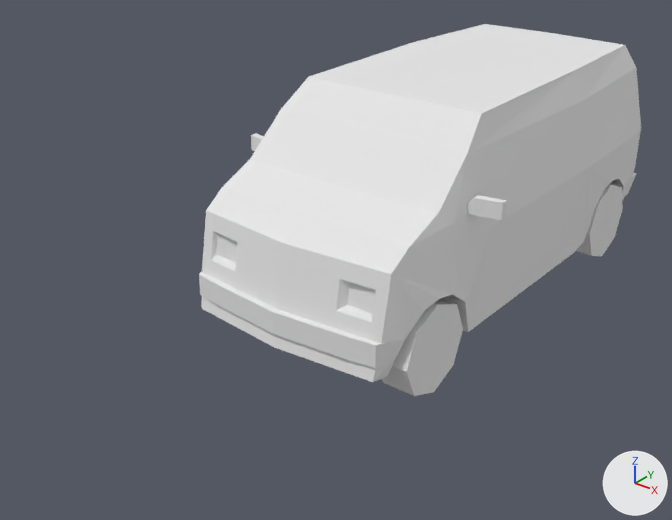
The OBJ model assetsMake/Grid/Car4_o4.obj: old version first, new version second.
Camera for both pictures: a camera (50 mm lens) standing at (3.34, -6.42, 4.22) and looking at (-0.17, -2.04, 1.5). Every picture has the same lights, and +X, +Y and +Z are marked at lower right. Where no turn or scale is listed for an object, it has been applied to the vertices.

Script lines for the objects in view, before the commit:
```python
me_car4 = bpy.data.meshes.new('Car4')
me_car4.from_pydata(...)  # 264 vertices, 476 faces; spans x -0.99..0.99, y -2.85..0.82, z 1.01..2.6
me_car4.materials.append(mat_car4_mat)  # its picture is missing
ob_car4 = bpy.data.objects.new('Car4', me_car4)
ob_car4.location = (0.0, 0.0, 0.0)
```
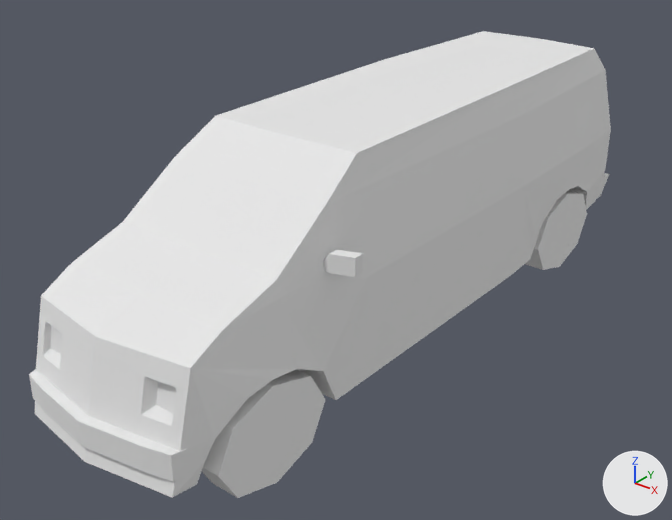
The change, as a diff of the scene's bpy script:
```diff
--- a/assetsMake/Grid/Car4_o4.obj.py
+++ b/assetsMake/Grid/Car4_o4.obj.py
@@ me_car4 @@
 # used by ob_car4; location = (0.0, 0.0, 0.0)
-me_car4.from_pydata(...)  # 264 vertices, 476 faces; spans x -0.99..0.99, y -2.85..0.82, z 1.01..2.6
+me_car4.from_pydata(...)  # 264 vertices, 380 faces; spans x -0.78..0.77, y -4.26..0.67, z 1.01..2.6
+# me_car4 part 1: the loose piece of 136 vertices spanning x -0.84..0.84, y -2.85..0.72, z 1.26..2.6 is scaled about its middle by (0.781, 1.34, 1), then moved by (0.0, -0.8, 0.0)
+# me_car4 part 2: a new loose piece, an 8-sided cylinder along x spanning x 0.46..0.64, y -3.96..-3.14, z 1.01..1.62, in mat_car4_mat (its picture is missing)
+# me_car4 part 3: a new loose piece, an 8-sided cylinder along x spanning x 0.45..0.63, y -0.66..0.16, z 1.01..1.62, in mat_car4_mat (its picture is missing)
+# me_car4 part 4: a new loose piece of 20 vertices spanning x -0.58..0.57, y -4.26..-4.09, z 1.36..1.51, in mat_car4_mat (its picture is missing)
+# me_car4 part 5: a new loose piece of 20 vertices spanning x -0.59..0.58, y 0.45..0.67, z 1.33..1.51, in mat_car4_mat (its picture is missing)
+# me_car4 part 6: 7 loose pieces with 108 vertices, spanning x -0.99..0.99, y -2.85..0.44, z 1.01..2.18, are deleted
+# me_car4 part 7
+# 20 vertices are removed from x -0.75..0.75, y 0.65..0.82, z 1.33..1.51
+# 28 faces are deleted
+# me_car4 part 8
+# 16 vertices are added at x -0.78..0.77, y -3.1..-2.99, z 2.07..2.18
+# 8 new vertices lie (0.0, 0.06, 0.0) away from vertices in x -0.64..0.64, y -3.1, z 2.07..2.18
+# 18 new faces join them
 me_car4.materials.append(mat_car4_mat)
```

Location of each change, [x1, y1, x2, y2] in pixels of the pictures (672 x 520 px; the box of a moved part takes in the faces that stretch with it):
'Car4', reshaped (32% wider, 25% taller)
    before: [199, 24, 641, 396]
    after: [29, 31, 611, 498]
part 1 of me_car4, moved or reshaped
    before: [202, 24, 641, 382]
    after: [35, 31, 611, 498]
part 2 of me_car4, added
    after: [202, 370, 326, 498]
part 3 of me_car4, added
    after: [525, 190, 587, 270]
part 4 of me_car4, added
    after: [29, 369, 189, 482]
part 5 of me_car4, added
    after: [596, 173, 609, 199]
part 6 of me_car4, deleted
    before: [199, 133, 623, 396]
part 7 of me_car4, deleted
    before: [625, 172, 637, 196]
part 8 of me_car4, added
    after: [324, 250, 363, 277]
